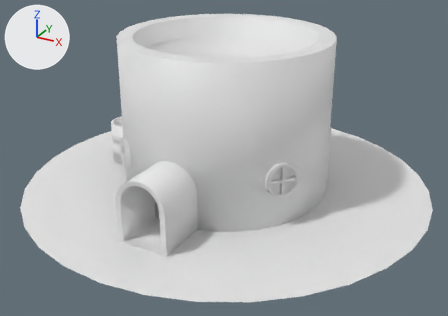
The Blender file Assets/3d_models/cannon_tower_base.blend as it was, and as the next commit left it.
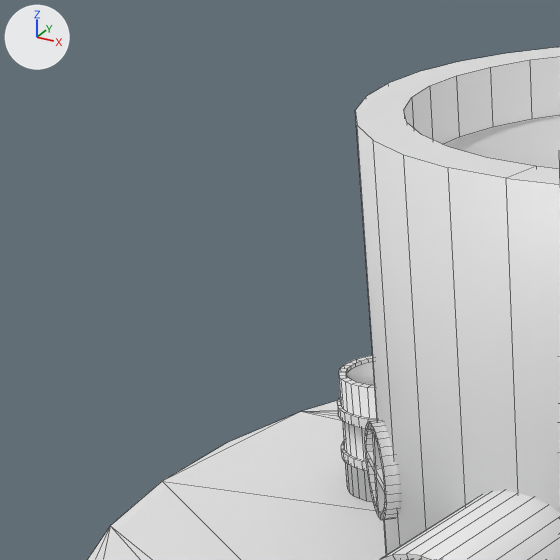
Each version is shown whole from a camera (50 mm lens) standing at (2.72, -4.99, 2.75) and looking at (0.07, -0.17, 0.34), then close up on the part from 0% to 41% of the width and 0% to 58% of the height. The axes (+X, +Y, +Z) are drawn at upper left. The lights are the same throughout. The close-ups show mesh edges as thin lines.

In view in the first close-up: 'Base.001'.
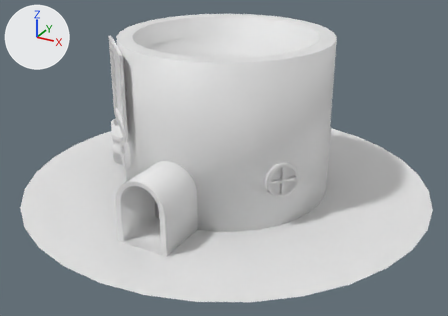
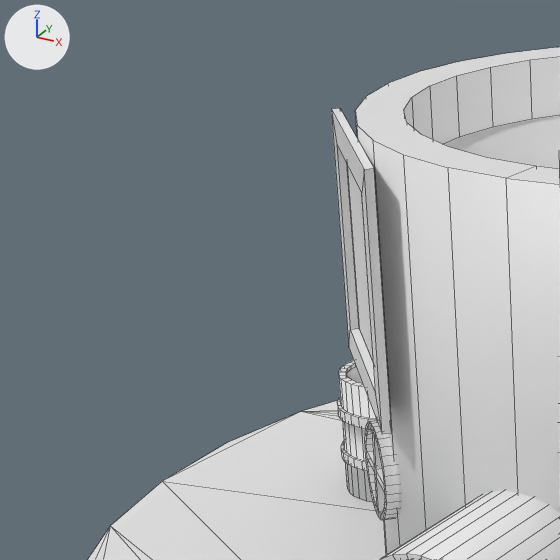
Location of each change, [x1, y1, x2, y2] in pixels of the close-ups (560 x 560 px):
'Base.001', reshaped
    both: [87, 47, 560, 560]

Patch to the scene script:
```diff
--- a/Assets/3d_models/cannon_tower_base.blend.py
+++ b/Assets/3d_models/cannon_tower_base.blend.py
@@ mat_material_001 @@
+mat_material_001 = diffuse_material('Material.001')
+mat_material_001.base_color = (0.8, 0.8, 0.8)  # white #e7e7e7
@@ me_plane @@
+me_plane.from_pydata([(-1.0, -1.0, 0.0), (1.0, -1.0, 0.0), (-1.0, 1.0, 0.0), (1.0, 1.0, 0.0)], [], [(0, 1, 3, 2)])
+me_plane.materials.append(mat_material_001)  # white #e7e7e7
@@ me_plane_001 @@
+me_plane_001.from_pydata([(-1.0, -1.0, 0.0), (1.0, -1.0, 0.0), (-1.0, 1.0, 0.0), (1.0, 1.0, 0.0), (-0.77, 0.77, 0.0), (-0.77, -0.77, 0.0), (0.77, -0.77, 0.0), (0.77, 0.77, 0.0), (-1.0, 1.0, 0.07), (-1.0, -1.0, 0.07), (1.0, -1.0, 0.07), (1.0, 1.0, 0.07), (-0.77, 0.77, 0.07), (-0.77, -0.77, 0.07), (0.77, -0.77, 0.07), (0.77, 0.77, 0.07)], [], [(3, 7, 4, 2), (1, 6, 7, 3), (0, 5, 6, 1), (2, 4, 5, 0), (11, 8, 12, 15), (10, 11, 15, 14), (9, 10, 14, 13), (8, 9, 13, 12), (4, 7, 15, 12), (7, 6, 14, 15), (6, 5, 13, 14), (5, 4, 12, 13), (3, 2, 8, 11), (1, 3, 11, 10), (0, 1, 10, 9), (2, 0, 9, 8)])
@@ col_base @@
 col_base.objects.link(ob_base_tower)
+col_base.objects.link(ob_pictureframe)
+col_base.objects.link(ob_pictureframe_001)
@@ ob_pictureframe_001 @@
+ob_pictureframe_001 = bpy.data.objects.new('PictureFrame.001', me_plane_001)
+ob_pictureframe_001.parent = ob_pictureframe
+ob_pictureframe_001.matrix_parent_inverse = Matrix(((3.333, 0.0, 0.0, 4.376), (0.0, 3.333, 0.0, 5.514), (0.0, 0.0, 3.333, -2.998), (0.0, 0.0, 0.0, 1.0)))
+ob_pictureframe_001.location = (-1.313, -1.654, 0.899)
+ob_pictureframe_001.scale = (0.387, 0.387, 0.387)
@@ ob_pictureframe @@
+ob_pictureframe = bpy.data.objects.new('PictureFrame', me_plane)
+ob_pictureframe.location = (-0.734, -0.682, 1.072)
+ob_pictureframe.rotation_euler = (1.571, 0.0, -0.785)  # degrees (90, 0, -45)
+ob_pictureframe.scale = (0.3, 0.3, 0.3)
```
